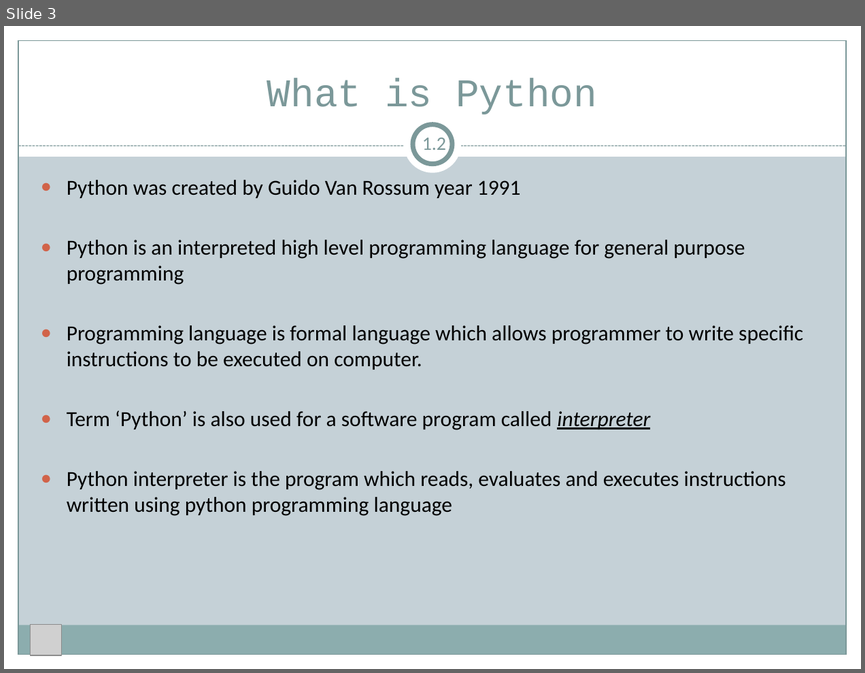
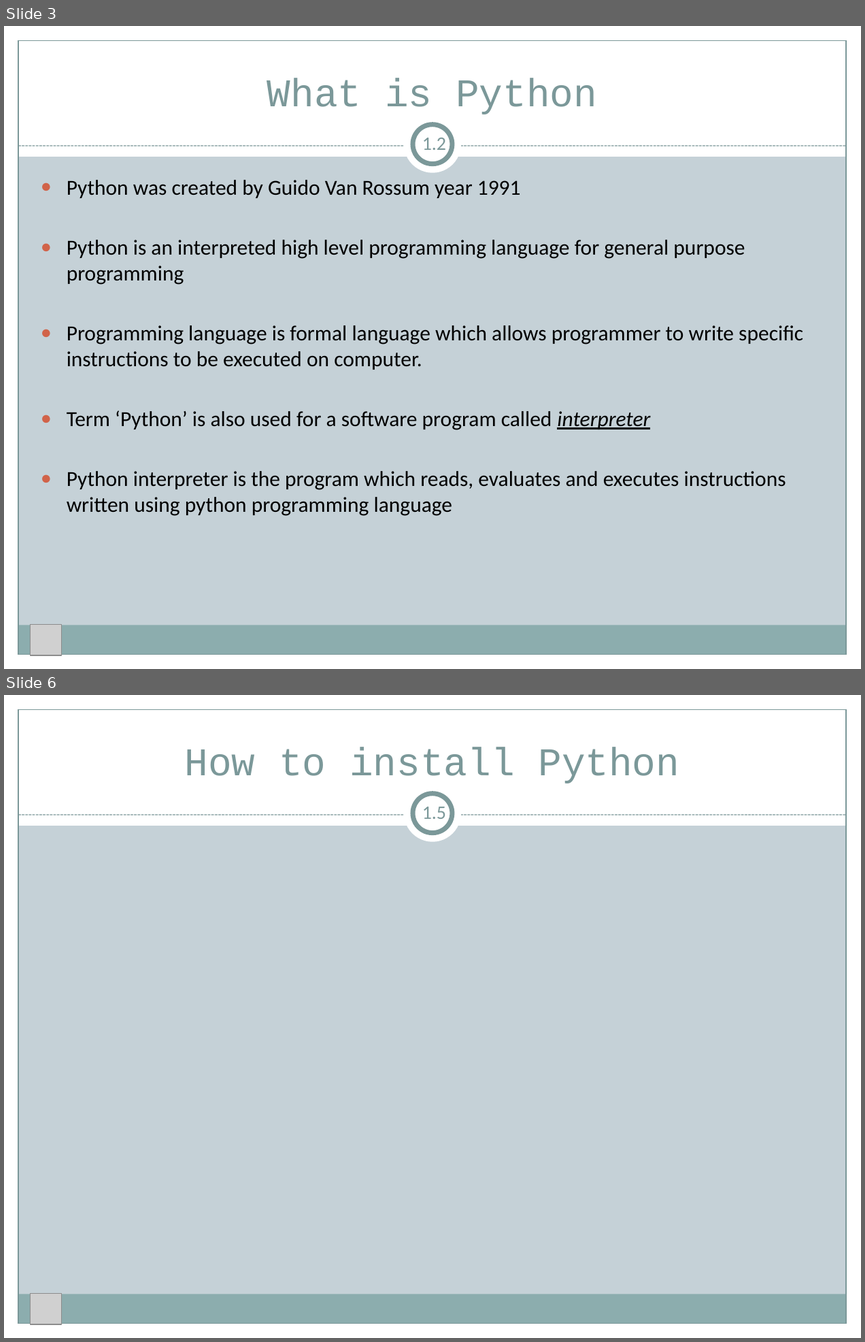
Before and after one commit to quantfineart/Fundamental-Python-Tutorial, a slide deck: Python Fundamentals.pptx. Shown one above the other, each under a label of ours: slide 3 before the commit, slides 3 and 6 after it; the slides between them are not shown. The pictures are 865x673 and 865x1342 pixels, drawn with LibreOffice and Linux fonts; fonts in the diff are those of the drawing; grey boxes stand for pictures. Boxes give left, top, right and bottom in pixels: in the first picture for what was removed or moved away, otherwise in the second. Text is boxed around its words. In the diff, an @@ line names an element or a change of style, - is before the commit and + after.

```diff
--- a/Python Fundamentals.pptx
+++ b/Python Fundamentals.pptx
@@ slide 6 added at bbox=[4, 695, 861, 1338], background #C5D1D7; not listed: 9 template elements that a slide beside it also shows @@
@@ title added at bbox=[185, 747, 679, 783], 33 pt, text #7C999A @@
+How to install Python
@@ text added at bbox=[422, 807, 446, 819], 16 pt, text #7C999A @@
+1.5
@@ picture added at bbox=[31, 1293, 61, 1324] @@
```
Also in this commit, not shown: 1 slide changed, 1 other slide added.
